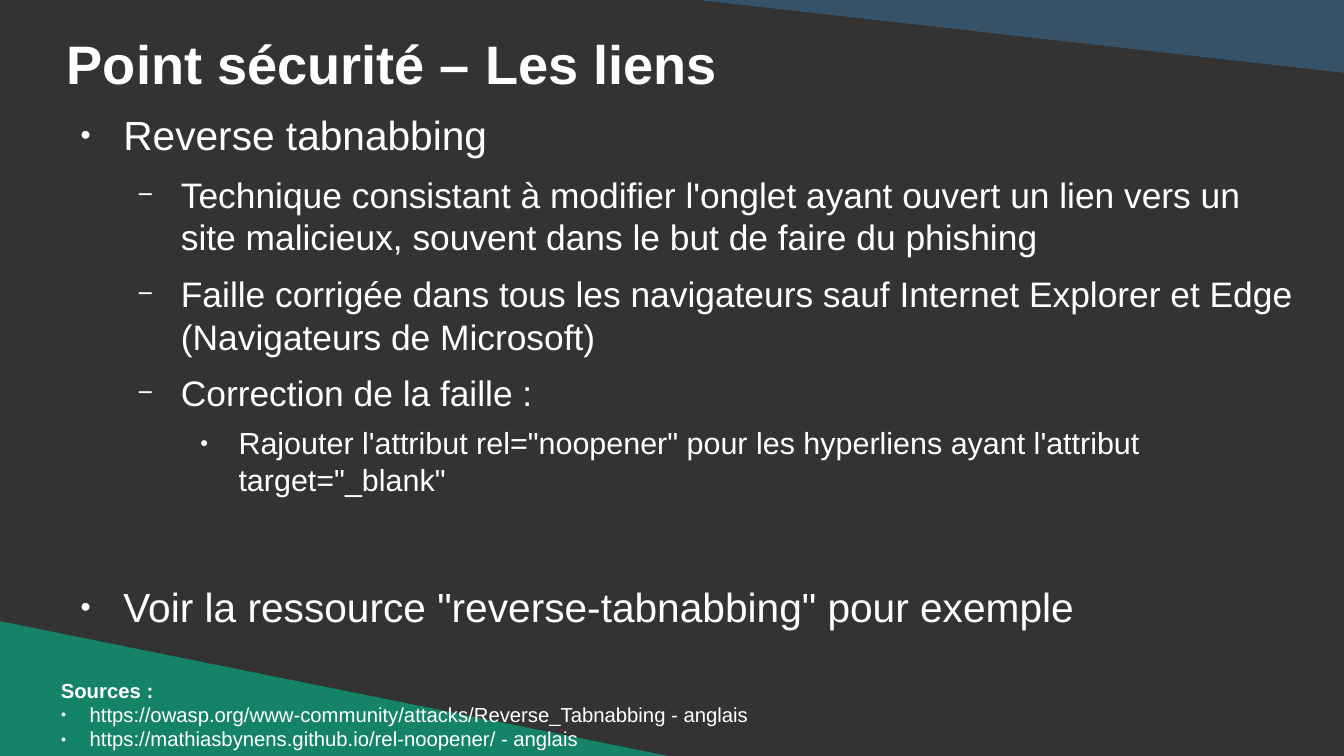
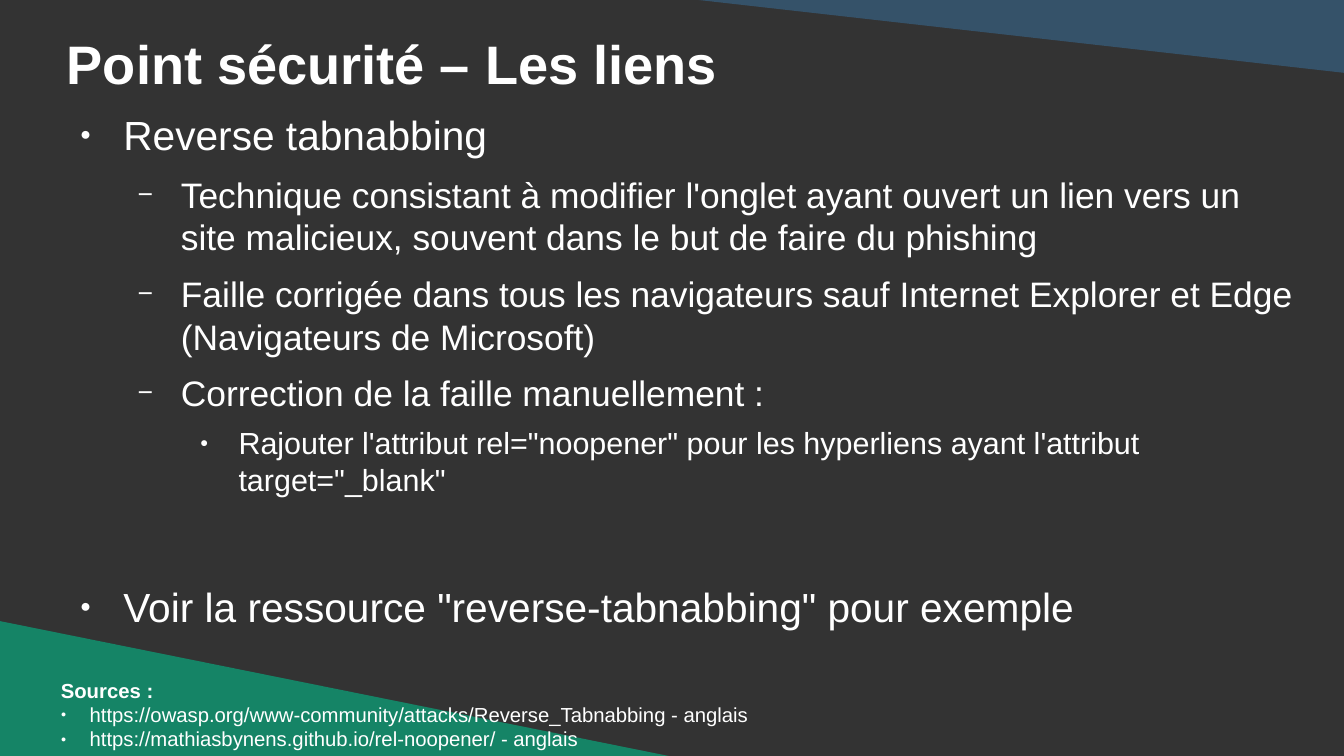
Before and after one commit to DanYellow/cours, a slide deck: slide 22 of integration-web-s1/travaux-pratiques/numero-6/presentation.odp (slide 20 before the commit). Drawn at 1344x756 pixels with LibreOffice and Linux fonts; fonts in the diff are those of the drawing. Boxes give left, top, right and bottom in pixels: in the first picture for what was removed or moved away, otherwise in the second. Text is boxed around its words. In the diff, an @@ line names an element or a change of style, - is before the commit and + after.

```diff
--- a/integration-web-s1/travaux-pratiques/numero-6/presentation.odp
+++ b/integration-web-s1/travaux-pratiques/numero-6/presentation.odp
@@ text at (181, 380, 744, 407): text changed @@
-  − Correction de la faille :
+  − Correction de la faille manuellement :
```
Also in this commit, not shown: 3 slides added, 1 slide removed, 27 other files.
